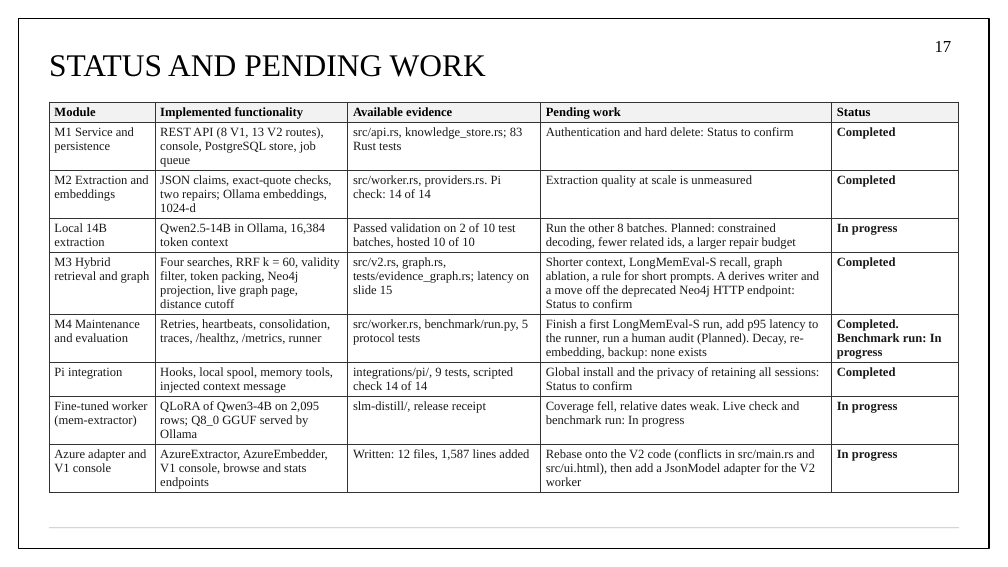
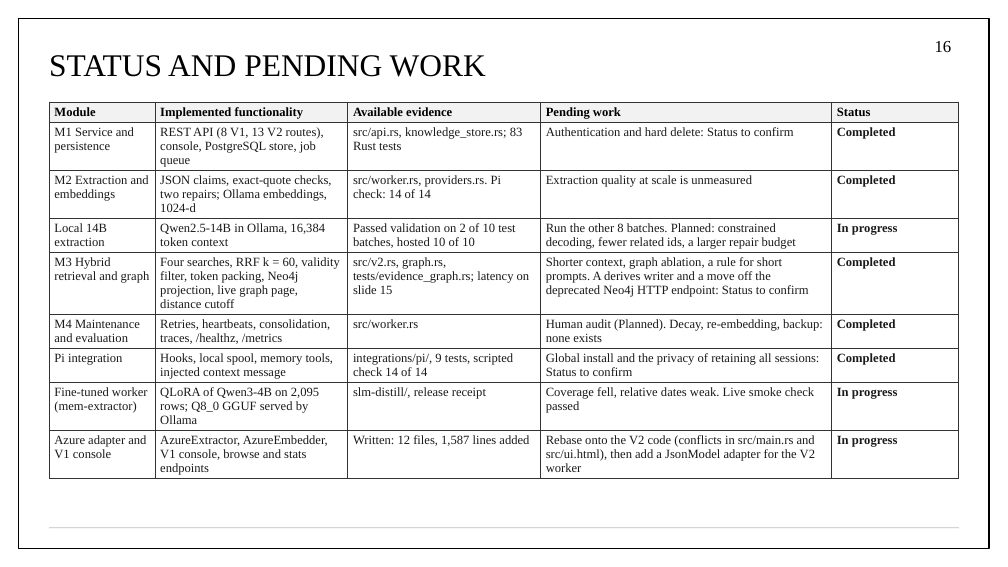
Before and after one commit to aryaniyaps/sdp-2026, a slide deck: slide 16 of P1_R2_13.pptx (slide 17 before the commit). Drawn at 1008x567 pixels with LibreOffice and Linux fonts; fonts in the diff are those of the drawing. Boxes give left, top, right and bottom in pixels: in the first picture for what was removed or moved away, otherwise in the second. Text is boxed around its words. In the diff, an @@ line names an element or a change of style, - is before the commit and + after.

```diff
--- a/P1_R2_13.pptx
+++ b/P1_R2_13.pptx
@@ page number at (x1=935, y1=41, x2=952, y2=52): text changed @@
-17
+16
@@ table at (x1=49, y1=102, x2=959, y2=479) @@
-row 5, column 4: Shorter context, LongMemEval-S recall, graph ablation, a rule for short prompts. A derives writer and a move off the deprecated Neo4j HTTP endpoint: Status to confirm
+row 5, column 4: Shorter context, graph ablation, a rule for short prompts. A derives writer and a move off the deprecated Neo4j HTTP endpoint: Status to confirm
-row 6: M4 Maintenance and evaluation | Retries, heartbeats, consolidation, traces, /healthz, /metrics, runner | src/worker.rs, benchmark/run.py, 5 protocol tests | Finish a first LongMemEval-S run, add p95 latency to the runner, run a human audit (Planned). Decay, re-embedding, backup: none exists | Completed. Benchmark run: In progress
+row 6: M4 Maintenance and evaluation | Retries, heartbeats, consolidation, traces, /healthz, /metrics | src/worker.rs | Human audit (Planned). Decay, re-embedding, backup: none exists | Completed
-row 8, column 4: Coverage fell, relative dates weak. Live check and benchmark run: In progress
+row 8, column 4: Coverage fell, relative dates weak. Live smoke check passed
```
Also in this commit, not shown: 5 other slides changed, 1 slide removed.
